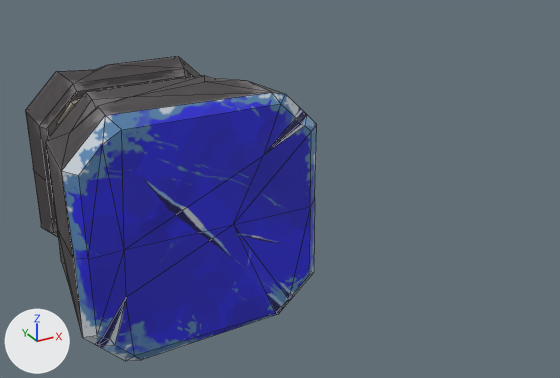
What one commit did to the OBJ model models/production/exports/magnet_natural.obj.
Both versions are drawn from a 50 mm lens placed at (-1.81, -5.29, 2.34), pointed at (1.04, -0.12, -0.24). Arrows for +X, +Y and +Z are at lower left; the lights stay in place. Mesh edges are drawn as thin lines. Where no turn or scale is listed for an object, it has been applied to the vertices.

The first picture shows 'natural-magnet'.
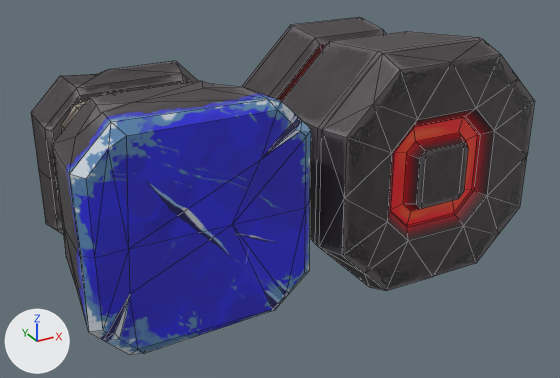
What differs and where, as boxes [x1, y1, x2, y2] in the pictures (560 x 378 px):
'natural-magnet', surface changed, mesh rescaled
    before: [25, 56, 317, 361]
    after: [31, 61, 311, 354]
'electrical-magnet', added
    after: [242, 17, 535, 291]

The change, as a diff of the scene's bpy script:
```diff
--- a/models/production/exports/magnet_natural.obj.py
+++ b/models/production/exports/magnet_natural.obj.py
@@ img_tex_magnet_natural_n_4_png @@
+img_tex_magnet_natural_n_4_png = load_image('TEX_magnet_natural-N-4.png', '../textures/TEX_magnet_natural-N-4.png', 819, 818, 'sRGB')
@@ img_tex_magnet_electrical_s_png @@
+img_tex_magnet_electrical_s_png = load_image('TEX_magnet_electrical-S.png', '../textures/TEX_magnet_electrical-S.png', 821, 847, 'sRGB')
@@ mat_magnet_natural @@
 mat_magnet_natural = principled_material('magnet_natural')
-mat_magnet_natural.texture = img_tex_magnet_natural_png
+mat_magnet_natural.texture = img_tex_magnet_natural_n_4_png
@@ mat_magnet_electrical @@
+mat_magnet_electrical = principled_material('magnet-electrical')
+mat_magnet_electrical.texture = img_tex_magnet_electrical_s_png
@@ me_natural_magnet @@
 me_natural_magnet.from_pydata(...)  # 201 vertices, 225 faces, 1 loose edge; spans x -0.89..0.88, y -0.99..0.98, z -0.88..0.88
 # used by ob_natural_magnet; location = (0.0, 0.0, 0.0)
+# me_natural_magnet part 1: the whole mesh is scaled about its middle by (0.95, 1, 0.95)
 me_natural_magnet.materials.append(mat_magnet_natural)
@@ me_electrical_magnet @@
+me_electrical_magnet.from_pydata(...)  # 180 vertices, 183 faces; spans x 1.02..2.98, y -1.0..0.98, z -0.98..0.98
+me_electrical_magnet.materials.append(mat_magnet_electrical)  # picture img_tex_magnet_electrical_s_png
@@ ob_electrical_magnet @@
+ob_electrical_magnet = bpy.data.objects.new('electrical-magnet', me_electrical_magnet)
+ob_electrical_magnet.location = (0.0, 0.0, 0.0)
```
